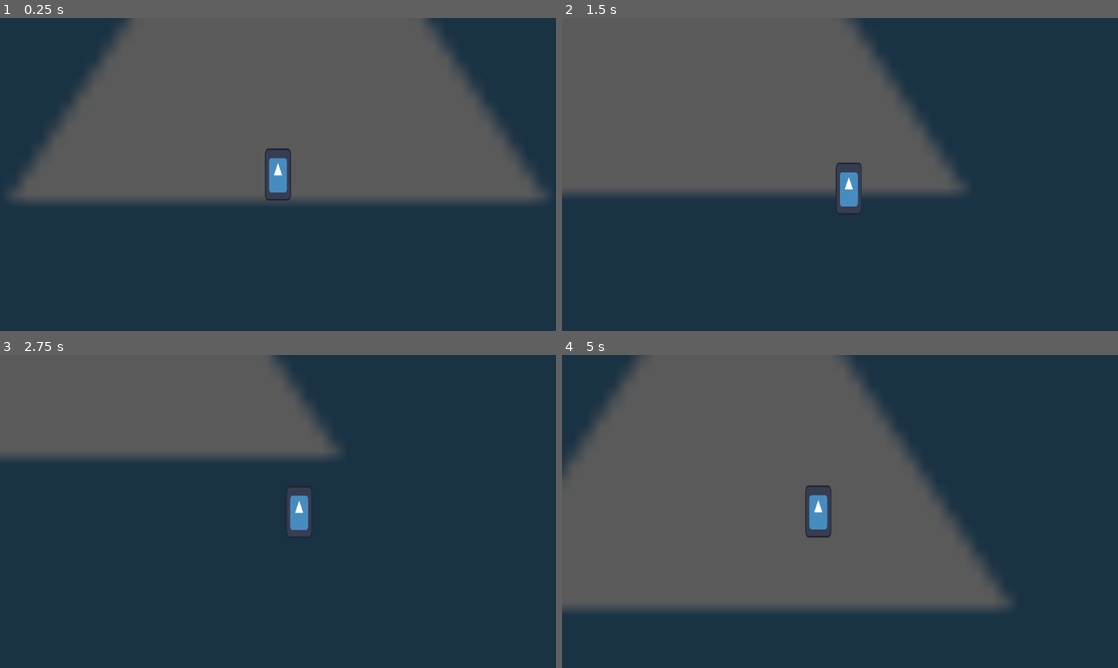
Above: before the commit, frames 1-4 (two rows, left to right).
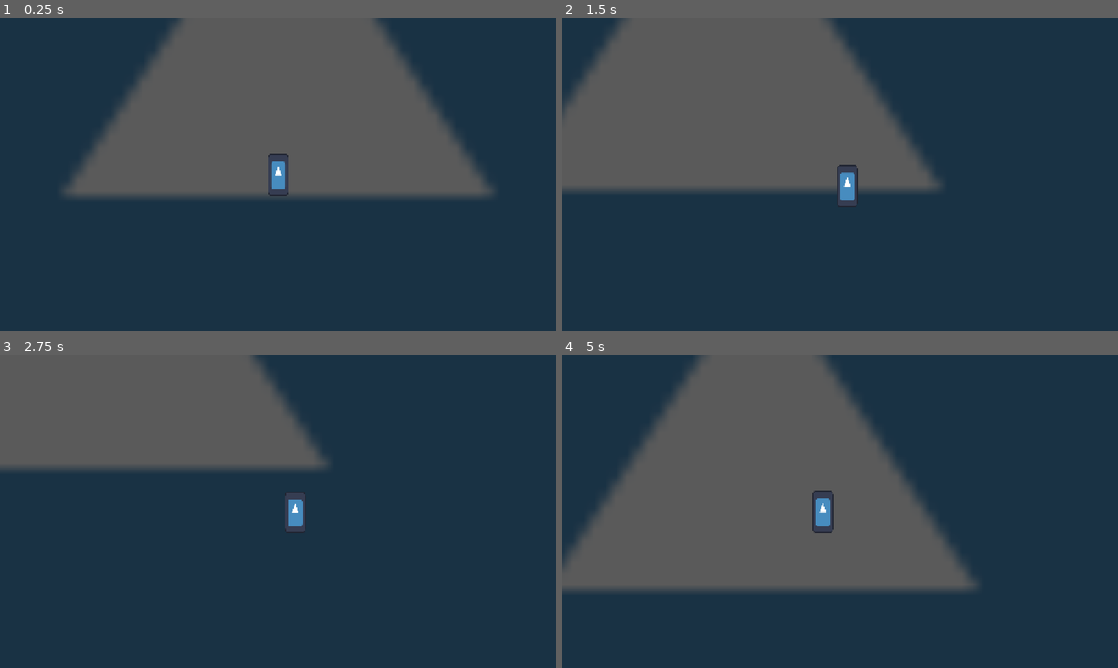
Above: after the commit, the same moments.

Repository: AgilMonkey/Wild-Bun-Magic
Game: Godot game, scene res://scenes/levels/main_test_scene/main_test_scene.tscn
Two runs of this game, one before a commit and one after it. Both use one fixed random seed, a clock stepped at 60 frames per second and the inputs below. The engine's default icon, where the game draws it, is replaced by a stand-in: a white triangle on a blue panel in a dark square.
Inputs:
- Up to frame 1 (0.25 s): no input
- Up to frame 2 (1.5 s): tap Enter at 0.5 s; hold D (move_right) 0.53-1.28 s; tap Shift (dash) at 0.6, 1.35 s; hold S (move_down) from 1.28 s (still down)
- Up to frame 3 (2.75 s): release S (move_down) at 2.03 s; hold D (move_right) from 2.03 s (still down); tap Shift (dash) at 2.1 s
- Up to frame 4 (5 s): release D (move_right) at 2.78 s; hold W (move_up) 2.78-3.53 s; tap Shift (dash) at 2.85, 3.6, 4.35 s; hold A (move_left) from 3.53 s (still down)

The runs differ from the first frame. In frame 1, 14% of the frame differs, in the area x 1-99%, y 0-60%; in frame 2, 5.1%; in frame 3, 4.4%; in frame 4, 16%, in the area x 0-81%, y 0-82%.

Commit message:
Changed the res for exporting

Diff:
--- a/project.godot
+++ b/project.godot
@@ -18,8 +18,9 @@
 
 [display]
 
-window/size/viewport_width=1024
-window/size/viewport_height=576
+window/size/viewport_width=1280
+window/size/viewport_height=720
+window/stretch/mode="canvas_items"
 
 [input]
 
